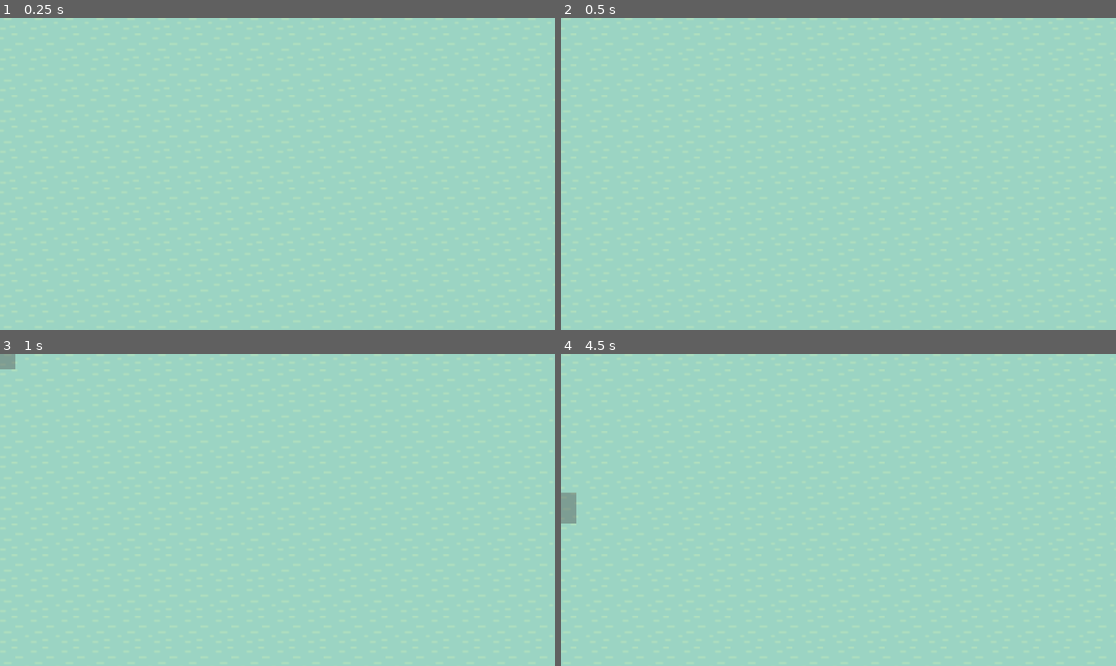
Above: before the commit, frames 1-4 (two rows, left to right).
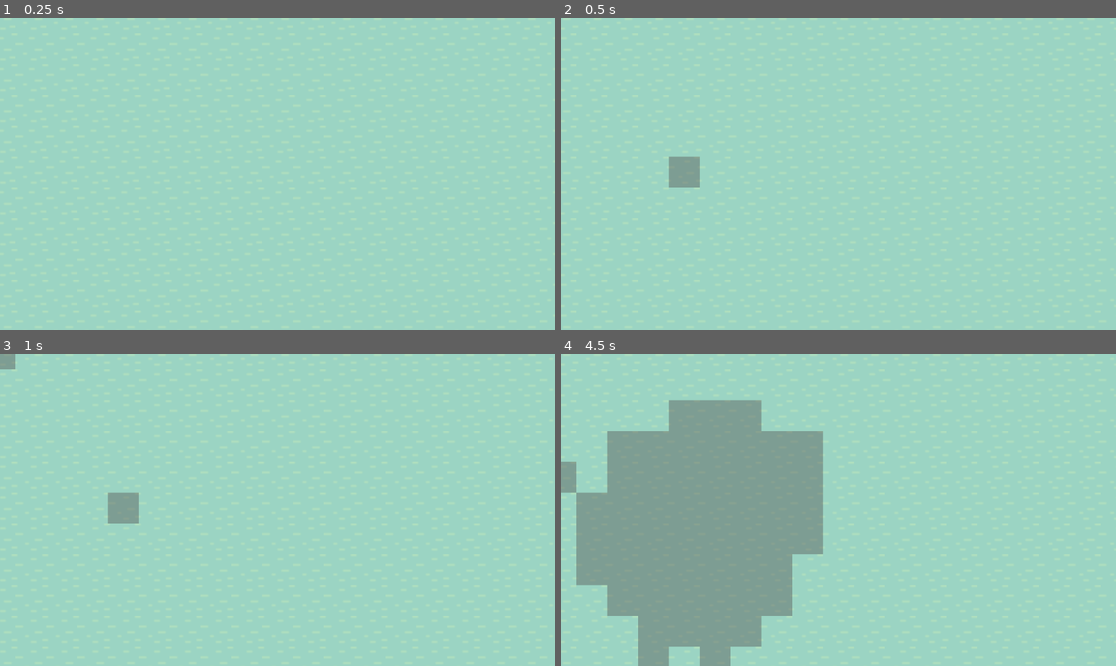
Above: after the commit, the same moments.

Repository: Wildcard209/threethingsgames-j-
Game: Godot game, scene res://Scenes/Main.tscn
The game is run twice, just before and just after one commit, with the same random seed, the same clock (stepped at 60 frames per second) and the same inputs.
Inputs (mouse positions are in pixels of both pictures, inside the frame that each line leads up to):
- Up to frame 1 (0.25 s): no input
- Up to frame 2 (0.5 s): no input
- Up to frame 3 (1 s): move the mouse to (0, 354) at 0.52 s; click (0, 354) at 0.6 s
- Up to frame 4 (4.5 s): move the mouse to (561, 385) at 1.27 s; click (561, 385) at 1.35 s; move the mouse to (561, 416) at 2.02 s; click (561, 416) at 2.1 s; move the mouse to (561, 447) at 2.77 s; click (561, 447) at 2.85 s; move the mouse to (561, 478) at 3.52 s; click (561, 478) at 3.6 s; move the mouse to (561, 506) at 4.27 s; click (561, 506) at 4.35 s

Frame 1 is identical in both runs. In frame 2, 0.6% of the frame differs, in the area x 19-26%, y 44-55%; in frame 3, 0.6%; in frame 4, 29%, in the area x 0-48%, y 14-100%.

Commit message:
EROSION!!!!

Diff:
--- a/Src/map.gd
+++ b/Src/map.gd
@@ -18,12 +18,14 @@
 			t.hp = rng.randi_range(min_health,max_health)
 			add_child(t)
 			grid[i].append(t)
+	var y = grid[5][5] as tile
+	y.buildState = y.eBuildState.dead
 
 # Called every frame. 'delta' is the elapsed time since the previous frame.
 func _process(delta):
 	for i in GRID_HORIZ_SIZE:
 		for j in GRID_VERT_SIZE:
-			var x =grid[i][j]
+			var x =grid[i][j] as tile
 			var a = clamp(i+1,0,GRID_HORIZ_SIZE-1)
 			var b = clamp(i-1,0,GRID_HORIZ_SIZE-1)
 			var c = clamp(j+1,0,GRID_VERT_SIZE-1)
--- a/Src/tile/tile.gd
+++ b/Src/tile/tile.gd
@@ -35,8 +35,15 @@
 	else:
 		return false
 
-func erode():
-	pass
+func erode(delta):
+	hp = hp-1
+	checkDead()
+
+func checkDead():
+	if hp <=0:
+		buildState = eBuildState.dead
+		$ColorRect.visible=true
+
 
 enum eBuildState{
 	none,
--- a/Src/tile/tile.tscn
+++ b/Src/tile/tile.tscn
@@ -37,7 +37,7 @@
 [node name="AnimatedSprite2D" type="AnimatedSprite2D" parent="."]
 scale = Vector2(4, 4)
 sprite_frames = SubResource("SpriteFrames_aoos4")
-frame_progress = 0.00157169
+frame_progress = 0.204156
 
 [node name="Area2D" type="Area2D" parent="AnimatedSprite2D"]
 position = Vector2(3.04646e-07, 3.04646e-07)
Not shown, added: Assets/Grass_Inside_1.png.import
Not shown, added: Assets/Grass_Inside_2.png.import
Not shown, added: Assets/Grass_Inside_3.png.import
Not shown, added: Assets/Grass_Inside_4.png.import
Not shown, added: Assets/Grass_Inside_5.png.import
Not shown, added: Assets/Grass_Inside_6.png.import
Not shown, added: Assets/Grass_Inside_7.png.import
